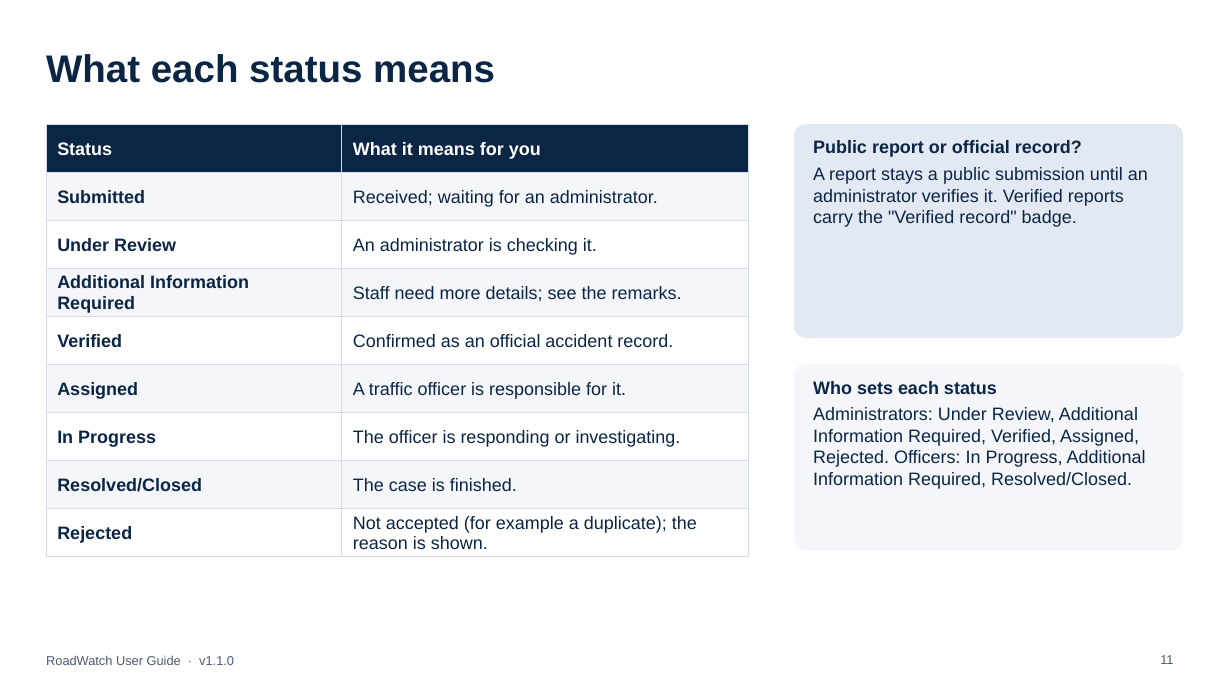
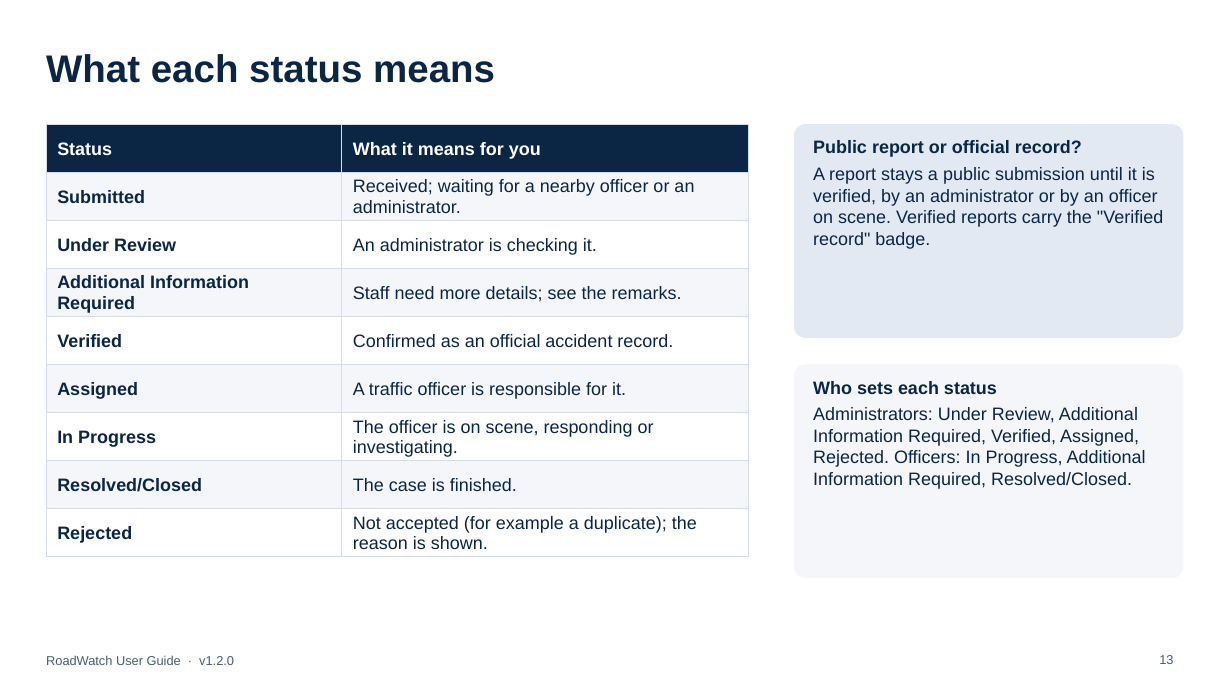
Before and after one commit to l3n8n-ocd/roadwatch, a slide deck: slide 13 of docs/user-guide/RoadWatch-User-Guide.pptx (slide 11 before the commit). Drawn at 1232x693 pixels with LibreOffice and Linux fonts; fonts in the diff are those of the drawing. Boxes give left, top, right and bottom in pixels: in the first picture for what was removed or moved away, otherwise in the second. Text is boxed around its words. In the diff, an @@ line names an element or a change of style, - is before the commit and + after.

Commit message:
docs: PowerPoint user guide v1.2.0 for every role: what is new, report priority, On duty and nearby alerts, confirm or reject on scene, Users toolbar, alert range, the Guide and Read aloud; new web and app addresses (#26)

```diff
--- a/docs/user-guide/RoadWatch-User-Guide.pptx
+++ b/docs/user-guide/RoadWatch-User-Guide.pptx
@@ table at (46,125,749,553) @@
-row 2, column 2: Received; waiting for an administrator.
+row 2, column 2: Received; waiting for a nearby officer or an administrator.
-row 7, column 2: The officer is responding or investigating.
+row 7, column 2: The officer is on scene, responding or investigating.
@@ text at (813,167,1163,249): text changed @@
-A report stays a public submission until an administrator verifies it. Verified reports carry the "Verified record" badge.
+A report stays a public submission until it is verified, by an administrator or by an officer on scene. Verified reports carry the "Verified record" badge.
@@ text at (46,655,234,665): text changed @@
-RoadWatch User Guide · v1.1.0
+RoadWatch User Guide · v1.2.0
@@ page number at (1159,655,1173,664): text changed @@
-11
+13
```
Also in this commit, not shown: 29 other slides changed, 9 slides added, 1 slide removed, 1 other file.
